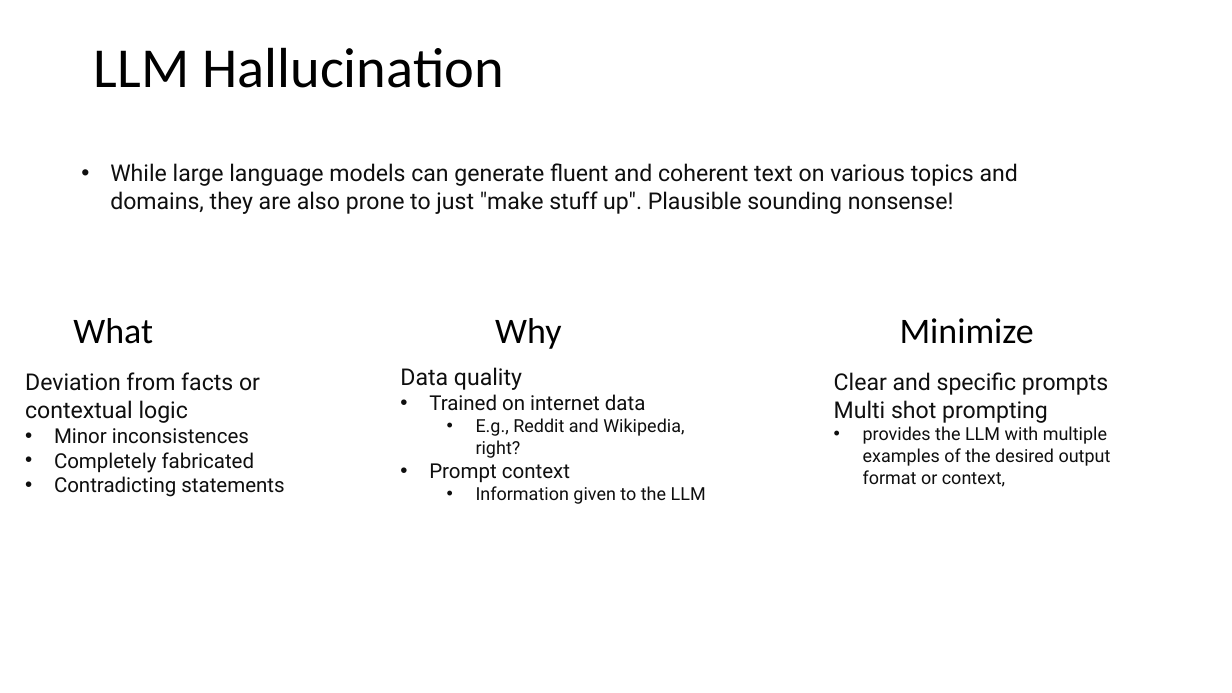
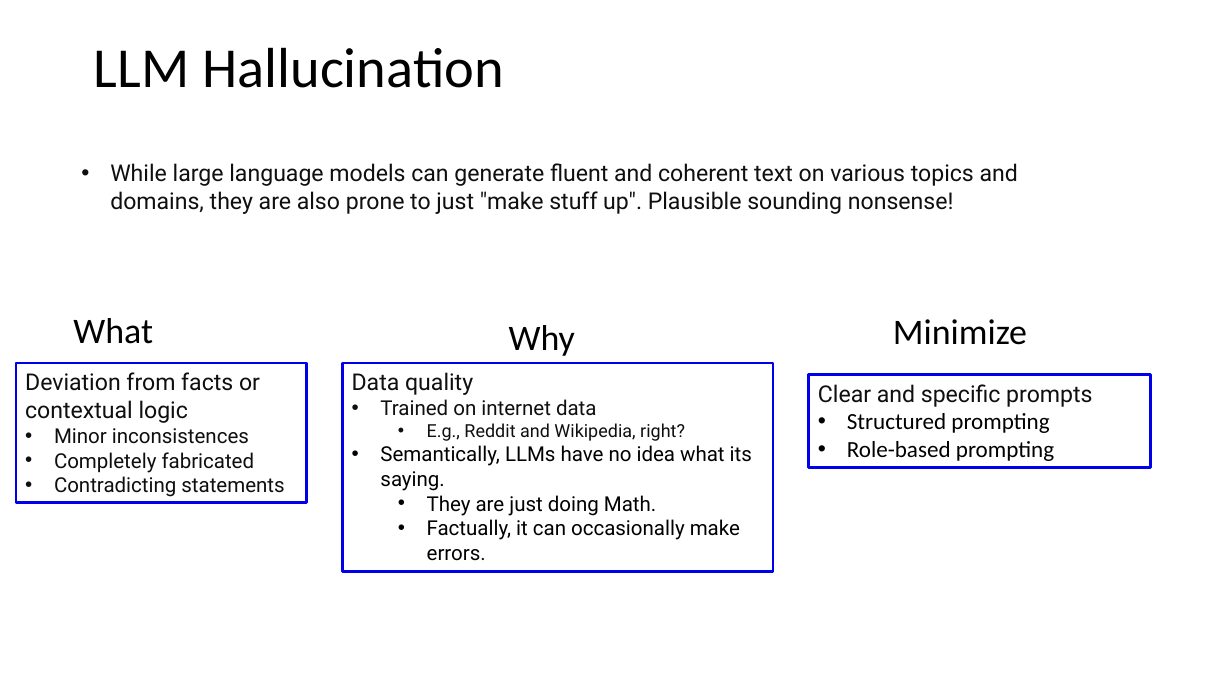
Before and after one commit to johnxu21/johnxu21.github.io, a slide deck: slide 15 of teaching/CS472/Timetable/LLM.pptx (slide 12 before the commit). Drawn at 1232x693 pixels with LibreOffice and Linux fonts; fonts in the diff are those of the drawing. Boxes give left, top, right and bottom in pixels: in the first picture for what was removed or moved away, otherwise in the second. Text is boxed around its words. In the diff, an @@ line names an element or a change of style, - is before the commit and + after.

```diff
--- a/teaching/CS472/Timetable/LLM.pptx
+++ b/teaching/CS472/Timetable/LLM.pptx
@@ text "Why": place and size @@
-text "Why" at (495, 318, 561, 349)
+text "Why" at (509, 325, 575, 356)
@@ text "Minimize": place and size @@
-text "Minimize" at (900, 318, 1034, 344)
+text "Minimize" at (893, 319, 1027, 345)
@@ rectangle "Deviation from facts or contextual ...": place and size @@
-rectangle "Deviation from facts or contextual ..." at (25, 372, 284, 497)
+rectangle "Deviation from facts or contextual ..." at (16, 363, 306, 503)
@@ rectangle "Data quality": place and size @@
-rectangle "Data quality" at (400, 367, 706, 504)
+rectangle "Data quality" at (343, 363, 774, 572)
@@ outline none to #0000EA 2.25 pt in 3 elements at (16, 363, 306, 503), (343, 363, 774, 572), (809, 374, 1151, 468) @@
@@ rectangle "Clear and specific prompts": place and size @@
-rectangle "Clear and specific prompts" at (834, 372, 1111, 487)
+rectangle "Clear and specific prompts" at (809, 374, 1151, 468)
@@ text in rectangle at (847, 413, 1054, 461): text changed; size 14 to 18 pt; font Roboto to Calibri; text colour #0F0F0F to #000000 @@
-Multi shot prompting
-• provides the LLM with multiple examples of the desired output format or context,
+• Structured prompting
+• Role-based prompting
@@ text in rectangle at (380, 445, 752, 561): text changed; size 14 to 16 pt; text colour #0F0F0F to #000000 @@
-• Prompt context
-  • Information given to the LLM
+• Semantically, LLMs have no idea what its saying.
+  • They are just doing Math.
+  • Factually, it can occasionally make errors.
```
Also in this commit, not shown: 4 other slides changed, 10 slides added, 3 other files.
